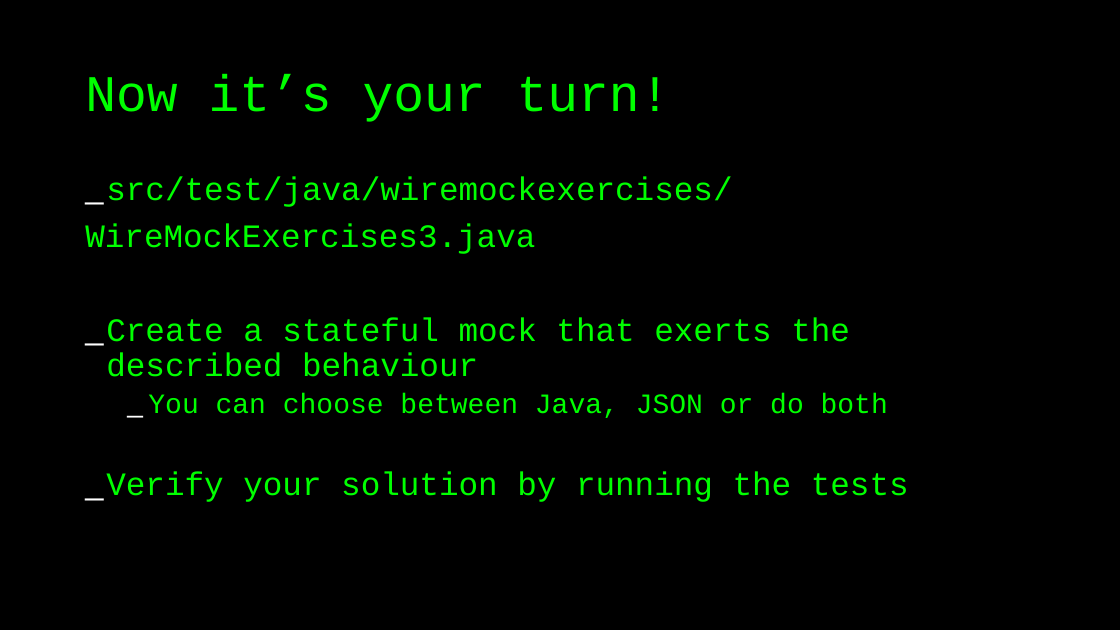
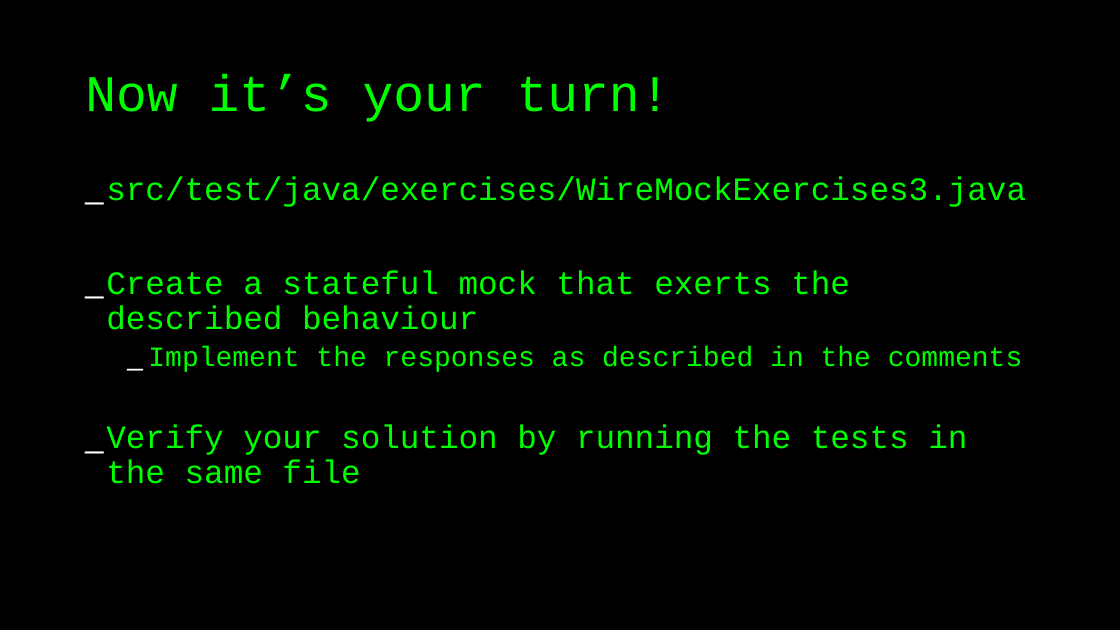
Before and after one commit to basdijkstra/wiremock-workshop, a slide deck: slide 39 of wiremock_workshop.odp (slide 41 before the commit). Drawn at 1120x630 pixels with LibreOffice and Linux fonts; fonts in the diff are those of the drawing. Boxes give left, top, right and bottom in pixels: in the first picture for what was removed or moved away, otherwise in the second. Text is boxed around its words. In the diff, an @@ line names an element or a change of style, - is before the commit and + after.

```diff
--- a/wiremock_workshop.odp
+++ b/wiremock_workshop.odp
@@ text at (106,176,1026,207): text changed @@
-_ src/test/java/wiremockexercises/
-WireMockExercises3.java
+_ src/test/java/exercises/WireMockExercises3.java
@@ text at (106,346,1022,484): text changed; size 24 to 28 pt @@
-  _ You can choose between Java, JSON or do both
-_ Verify your solution by running the tests
+  _ Implement the responses as described in the comments
+_ Verify your solution by running the tests in the same file
```
Also in this commit, not shown: 17 other slides changed, 38 slides added, 6 slides removed, 2 other files.
